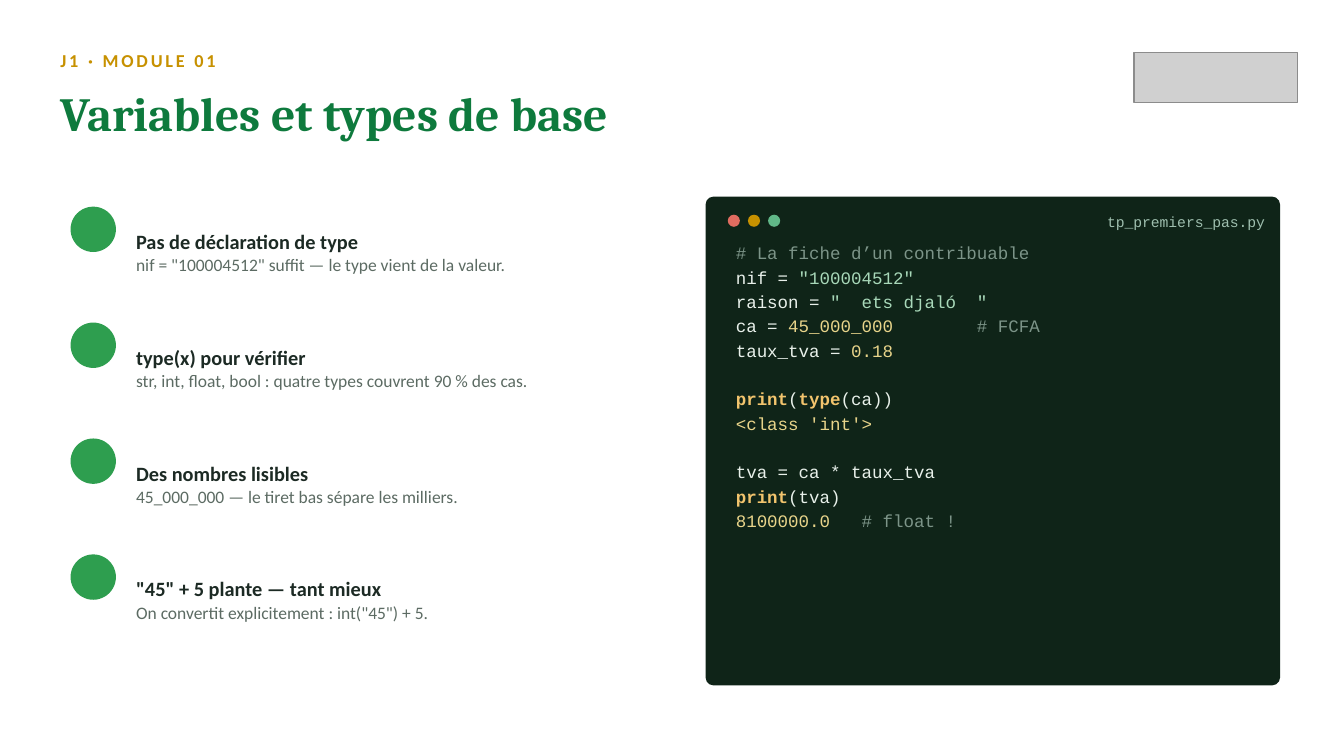
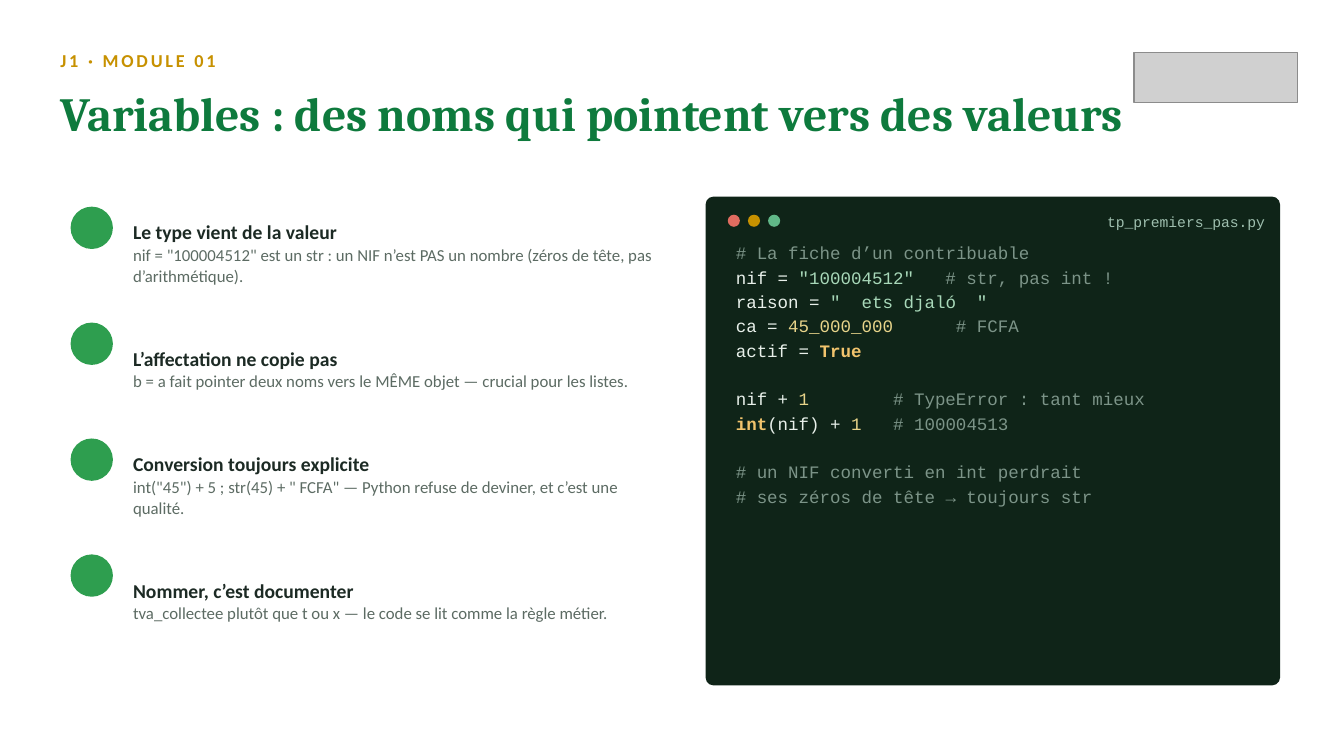
Before and after one commit to sogui/formation-python, a slide deck: slide 5 of slides/sources/J1-fondamentaux.pptx (slide 4 before the commit). Drawn at 1344x756 pixels with LibreOffice and Linux fonts; fonts in the diff are those of the drawing; grey boxes stand for pictures; background and template pictures are left out. Boxes give left, top, right and bottom in pixels: in the first picture for what was removed or moved away, otherwise in the second. Text is boxed around its words. In the diff, an @@ line names an element or a change of style, - is before the commit and + after.

Commit message:
Slides enrichies : niveau intermédiaire, ~14-15 diapos par journée
- J1 : REPL/débogage, pièges du float pour les montants, round bancaire,
  f-strings détaillées, truthiness, enumerate/zip, while, compréhensions
- J2 : *args/**kwargs, portée LEGB et défaut mutable, lambda/key=,
  slicing et copie, Counter/defaultdict, tableau de choix des structures
- J3 : pathlib complet (glob), DictWriter et newline, options JSON,
  hiérarchie des exceptions, else/finally, exceptions métier, uv détaillé
- J4 : dataclass avancé (frozen, __post_init__, field), loc/iloc et
  SettingWithCopyWarning, to_datetime/.dt, agg nommés, merge validé
- J5 : argparse détaillé, logging, vectorisation, anatomie d'un script,
  checklist qualité avant de rendre

```diff
--- a/slides/sources/J1-fondamentaux.pptx
+++ b/slides/sources/J1-fondamentaux.pptx
@@ text at (60,98,1123,141): text changed @@
-Variables et types de base
+Variables : des noms qui pointent vers des valeurs
@@ text at (133,225,651,285): text changed; size 12.5 to 12 pt @@
-Pas de déclaration de type
-nif = "100004512" suffit — le type vient de la valeur.
+Le type vient de la valeur
+nif = "100004512" est un str : un NIF n’est PAS un nombre (zéros de tête, pas d’arithmétique).
@@ text at (736,272,1092,288): text changed; text colour #A8D8B9 to #7C9488 @@
-nif = "100004512"
+nif = "100004512" # str, pas int !
@@ text at (133,352,628,390): text changed; size 12.5 to 12 pt @@
-type(x) pour vérifier
-str, int, float, bool : quatre types couvrent 90 % des cas.
+L’affectation ne copie pas
+b = a fait pointer deux noms vers le MÊME objet — crucial pour les listes.
@@ text at (736,344,1144,507): text changed; text colour #E8F0EA to #7C9488 @@
-taux_tva = 0.18
-print(type(ca))
-<class 'int'>
-tva = ca * taux_tva
-print(tva)
-8100000.0 # float !
+actif = True
+nif + 1 # TypeError : tant mieux
+int(nif) + 1 # 100004513
+# un NIF converti en int perdrait
+# ses zéros de tête → toujours str
@@ text at (133,457,618,517): text changed; size 12.5 to 12 pt @@
-Des nombres lisibles
-45_000_000 — le tiret bas sépare les milliers.
+Conversion toujours explicite
+int("45") + 5 ; str(45) + " FCFA" — Python refuse de deviner, et c’est une qualité.
@@ text at (133,584,608,622): text changed; size 12.5 to 12 pt @@
-"45" + 5 plante — tant mieux
-On convertit explicitement : int("45") + 5.
+Nommer, c’est documenter
+tva_collectee plutôt que t ou x — le code se lit comme la règle métier.
```
Also in this commit, not shown: 6 other slides changed, 7 slides added, 2 slides removed, 9 other files.
